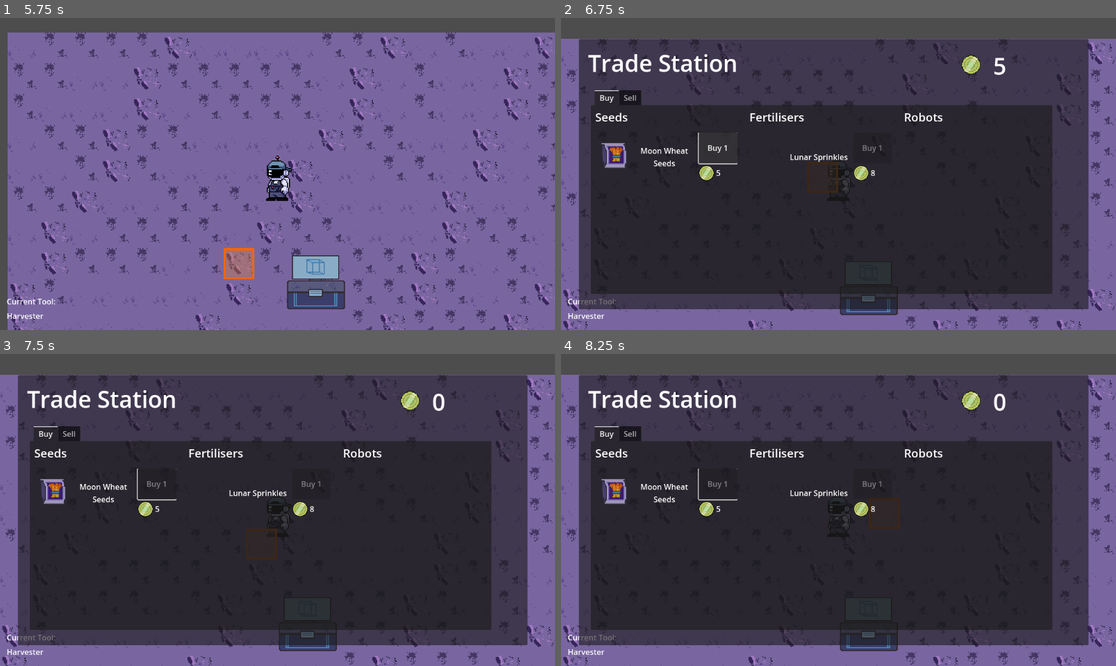
Above: before the commit, frames 1-4 (two rows, left to right).
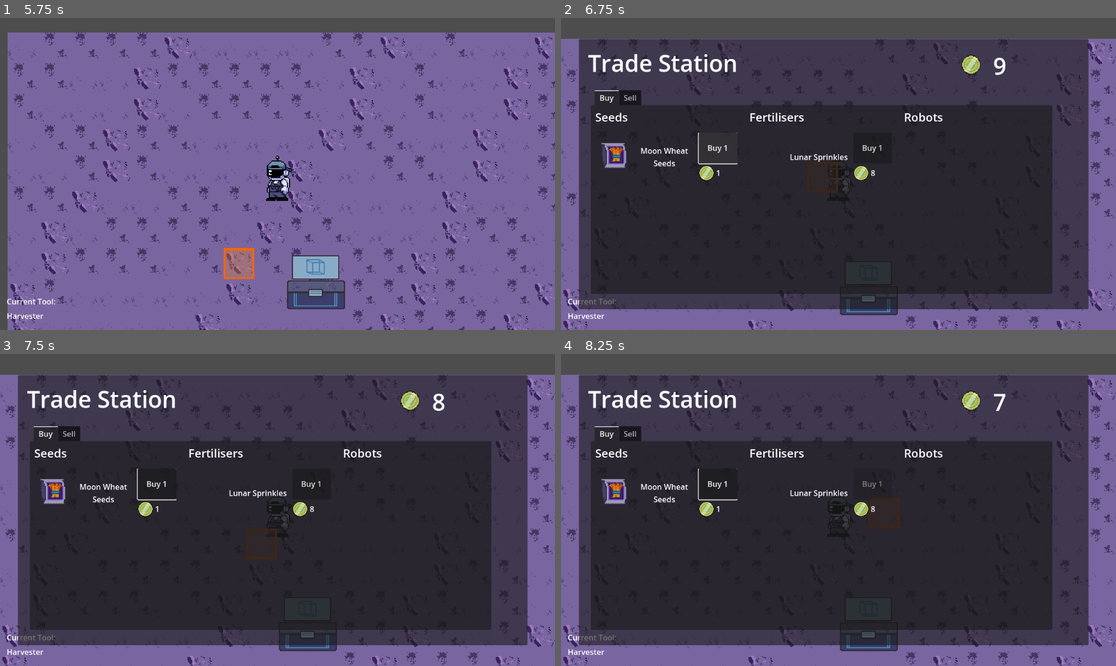
Above: after the commit, the same moments.

Repository: DevFTB/Moonbeam-Meadows
Game: Godot game, scene res://Level/moon.tscn
Two runs of this game, one before a commit and one after it. Both use one fixed random seed, a clock stepped at 60 frames per second and the inputs below.
Inputs (mouse positions are in pixels of both pictures, inside the frame that each line leads up to):
- Up to frame 1 (5.75 s): tap Enter at 0.5 s; move the mouse to (249, 236) at 0.52 s; hold E (interact) 0.53-1.28 s; hold W (move_up) 0.53-2.03 s; click (249, 236) at 0.67 s; move the mouse to (444, 220) at 1.27 s; tap 1 (select_tool1) at 1.35 s; move the mouse to (111, 127) at 2.02 s; hold 2 (select_tool2) 2.03-2.78 s; hold A (move_left) 2.03-3.53 s; move the mouse to (305, 174) at 2.77 s; tap 3 (select_tool3) at 2.85 s; click (305, 174) at 2.92 s; move the mouse to (194, 96) at 3.52 s; hold S (move_down) 3.53-4.28 s; hold 4 (select_tool4) 3.53-4.28 s; move the mouse to (399, 158) at 4.27 s; hold D (move_right) 4.28-5.03 s; tap 5 (select_tool5) at 4.35 s; tap Space at 5 s; move the mouse to (166, 189) at 5.02 s; press the mouse at (166, 189) at 5.03 s; hold W (move_up) from 5.03 s (still down)
- Up to frame 2 (6.75 s): move the mouse to (894, 105) at 5.77 s; release W (move_up) at 5.78 s; release the mouse at (894, 105) at 5.78 s; hold D (move_right) 5.78-6.5 s; tap E (interact) at 5.85 s; click "Buy 1" at 6.5 s
- Up to frame 3 (7.5 s): tap Enter at 7.25 s; move the mouse to (249, 572) at 7.27 s; hold D (move_right) from 7.28 s (still down); hold 1 (select_tool1) from 7.28 s (still down)
- Up to frame 4 (8.25 s): keep holding D (move_right); tap Space at 8 s; move the mouse to (1005, 556) at 8.02 s; release 1 (select_tool1) at 8.03 s; tap 2 (select_tool2) at 8.1 s; click (1005, 556) at 8.17 s

Frame 1 is identical in both runs. In frame 2, less than 0.1% of the frame differs, in the area x 28-81%, y 12-51%; in frame 3, 0.1%, in the area x 26-81%, y 12-51%; in frame 4, 0.1%.

Commit message:
added all the plants
and adjusted balancing

Diff:
--- /dev/null
+++ b/Level/Crops/Resources/crop_lunacorn.tres
@@ -0,0 +1,31 @@
+[gd_resource type="Resource" script_class="CropResource" load_steps=8 format=3 uid="uid://dnsh0tfcrcfys"]
+
+[ext_resource type="Resource" uid="uid://dlmt6ikcqe7nn" path="res://Level/Crops/Resources/item_lunacorn_seeds.tres" id="1_o3dck"]
+[ext_resource type="Script" path="res://Level/Crops/CropResource.gd" id="2_cx1od"]
+[ext_resource type="Resource" uid="uid://cvwvdo6c4ylpg" path="res://Level/Crops/Resources/item_lunacorn_produce.tres" id="3_c2qht"]
+[ext_resource type="Texture2D" uid="uid://klmhj7adxkvh" path="res://Level/Crops/crop_spritesheet.png" id="4_c8440"]
+
+[sub_resource type="AtlasTexture" id="AtlasTexture_h3e4s"]
+atlas = ExtResource("4_c8440")
+region = Rect2(0, 0, 32, 64)
+
+[sub_resource type="AtlasTexture" id="AtlasTexture_5y8v1"]
+atlas = ExtResource("4_c8440")
+region = Rect2(32, 0, 32, 64)
+
+[sub_resource type="AtlasTexture" id="AtlasTexture_5rlhg"]
+atlas = ExtResource("4_c8440")
+region = Rect2(64, 0, 32, 64)
+
+[resource]
+script = ExtResource("2_cx1od")
+crop_name = "Lunacorn"
+seed_item = ExtResource("1_o3dck")
+produce_item = ExtResource("3_c2qht")
+amount_of_stages = 3
+stage_textures = Array[Texture2D]([SubResource("AtlasTexture_h3e4s"), SubResource("AtlasTexture_5y8v1"), SubResource("AtlasTexture_5rlhg")])
+growth_time = 2.0
+dehydration_rate = 0.01
+optimal_temperature = -10.0
+max_temp_modifier = 2.0
+heat_sensitivity = 13.0
--- /dev/null
+++ b/Level/Crops/Resources/crop_marshroom.tres
@@ -0,0 +1,31 @@
+[gd_resource type="Resource" script_class="CropResource" load_steps=8 format=3 uid="uid://d3oxw6ij0d1bw"]
+
+[ext_resource type="Resource" uid="uid://dhs57j1asnwfj" path="res://Level/Crops/Resources/item_marshroom_produce.tres" id="1_vr80k"]
+[ext_resource type="Script" path="res://Level/Crops/CropResource.gd" id="2_82orw"]
+[ext_resource type="Resource" uid="uid://by7sfry613hye" path="res://Level/Crops/Resources/item_marshroom_seeds.tres" id="3_5n7i1"]
+[ext_resource type="Texture2D" uid="uid://klmhj7adxkvh" path="res://Level/Crops/crop_spritesheet.png" id="4_ag171"]
+
+[sub_resource type="AtlasTexture" id="AtlasTexture_h3e4s"]
+atlas = ExtResource("4_ag171")
+region = Rect2(0, 0, 32, 64)
+
+[sub_resource type="AtlasTexture" id="AtlasTexture_5y8v1"]
+atlas = ExtResource("4_ag171")
+region = Rect2(32, 0, 32, 64)
+
+[sub_resource type="AtlasTexture" id="AtlasTexture_5rlhg"]
+atlas = ExtResource("4_ag171")
+region = Rect2(64, 0, 32, 64)
+
+[resource]
+script = ExtResource("2_82orw")
+crop_name = "Marshroom"
+seed_item = ExtResource("3_5n7i1")
+produce_item = ExtResource("1_vr80k")
+amount_of_stages = 3
+stage_textures = Array[Texture2D]([SubResource("AtlasTexture_h3e4s"), SubResource("AtlasTexture_5y8v1"), SubResource("AtlasTexture_5rlhg")])
+growth_time = 3.0
+dehydration_rate = 0.02
+optimal_temperature = 0.0
+max_temp_modifier = 2.5
+heat_sensitivity = 20.0
--- /dev/null
+++ b/Level/Crops/Resources/crop_meteor_melon.tres
@@ -0,0 +1,31 @@
+[gd_resource type="Resource" script_class="CropResource" load_steps=8 format=3 uid="uid://cl0we3gt1v4is"]
+
+[ext_resource type="Resource" uid="uid://wfqh5vpmojew" path="res://Level/Crops/Resources/item_meteor_melon_produce.tres" id="1_ggdpf"]
+[ext_resource type="Script" path="res://Level/Crops/CropResource.gd" id="2_sel8l"]
+[ext_resource type="Resource" uid="uid://qtonr85v722y" path="res://Level/Crops/Resources/item_meteor_melon_seeds.tres" id="3_ud0f1"]
+[ext_resource type="Texture2D" uid="uid://klmhj7adxkvh" path="res://Level/Crops/crop_spritesheet.png" id="4_awemn"]
+
+[sub_resource type="AtlasTexture" id="AtlasTexture_h3e4s"]
+atlas = ExtResource("4_awemn")
+region = Rect2(0, 0, 32, 64)
+
+[sub_resource type="AtlasTexture" id="AtlasTexture_5y8v1"]
+atlas = ExtResource("4_awemn")
+region = Rect2(32, 0, 32, 64)
+
+[sub_resource type="AtlasTexture" id="AtlasTexture_5rlhg"]
+atlas = ExtResource("4_awemn")
+region = Rect2(64, 0, 32, 64)
+
+[resource]
+script = ExtResource("2_sel8l")
+crop_name = "Meteor Melon"
+seed_item = ExtResource("3_ud0f1")
+produce_item = ExtResource("1_ggdpf")
+amount_of_stages = 3
+stage_textures = Array[Texture2D]([SubResource("AtlasTexture_h3e4s"), SubResource("AtlasTexture_5y8v1"), SubResource("AtlasTexture_5rlhg")])
+growth_time = 10.0
+dehydration_rate = 0.05
+optimal_temperature = 27.0
+max_temp_modifier = 1.5
+heat_sensitivity = 3.0
--- a/Level/Crops/Resources/crop_moon_wheat.tres
+++ b/Level/Crops/Resources/crop_moon_wheat.tres
@@ -24,8 +24,8 @@
 produce_item = ExtResource("1_cvf4x")
 amount_of_stages = 3
 stage_textures = Array[Texture2D]([SubResource("AtlasTexture_h3e4s"), SubResource("AtlasTexture_5y8v1"), SubResource("AtlasTexture_5rlhg")])
-growth_time = 2.0
-dehydration_rate = 0.05
+growth_time = 1.0
+dehydration_rate = 0.01
 optimal_temperature = 20.0
 max_temp_modifier = 2.0
-heat_sensitivity = 15.0
+heat_sensitivity = 10.0
--- /dev/null
+++ b/Level/Crops/Resources/crop_nebula_berry.tres
@@ -0,0 +1,31 @@
+[gd_resource type="Resource" script_class="CropResource" load_steps=8 format=3 uid="uid://cnm02ycr4lvmh"]
+
+[ext_resource type="Resource" uid="uid://dki8bjg8m7jsc" path="res://Level/Crops/Resources/item_nebula_berry_produce.tres" id="1_sgm66"]
+[ext_resource type="Script" path="res://Level/Crops/CropResource.gd" id="2_7ij5d"]
+[ext_resource type="Resource" uid="uid://cvo07a6en0igs" path="res://Level/Crops/Resources/item_nebula_berry_seeds.tres" id="3_aibl4"]
+[ext_resource type="Texture2D" uid="uid://klmhj7adxkvh" path="res://Level/Crops/crop_spritesheet.png" id="4_x6xfb"]
+
+[sub_resource type="AtlasTexture" id="AtlasTexture_h3e4s"]
+atlas = ExtResource("4_x6xfb")
+region = Rect2(0, 0, 32, 64)
+
+[sub_resource type="AtlasTexture" id="AtlasTexture_5y8v1"]
+atlas = ExtResource("4_x6xfb")
+region = Rect2(32, 0, 32, 64)
+
+[sub_resource type="AtlasTexture" id="AtlasTexture_5rlhg"]
+atlas = ExtResource("4_x6xfb")
+region = Rect2(64, 0, 32, 64)
+
+[resource]
+script = ExtResource("2_7ij5d")
+crop_name = "Nebula Berry"
+seed_item = ExtResource("3_aibl4")
+produce_item = ExtResource("1_sgm66")
+amount_of_stages = 3
+stage_textures = Array[Texture2D]([SubResource("AtlasTexture_h3e4s"), SubResource("AtlasTexture_5y8v1"), SubResource("AtlasTexture_5rlhg")])
+growth_time = 12.5
+dehydration_rate = 0.06
+optimal_temperature = -15.0
+max_temp_modifier = 1.5
+heat_sensitivity = 9.0
--- /dev/null
+++ b/Level/Crops/Resources/crop_onrion.tres
@@ -0,0 +1,31 @@
+[gd_resource type="Resource" script_class="CropResource" load_steps=8 format=3 uid="uid://dkgcs5pbijnfb"]
+
+[ext_resource type="Resource" uid="uid://c3v4nu2qxwju5" path="res://Level/Crops/Resources/item_onrion_produce.tres" id="1_s43k0"]
+[ext_resource type="Script" path="res://Level/Crops/CropResource.gd" id="2_68ff2"]
+[ext_resource type="Resource" uid="uid://cbjj4fij0u17v" path="res://Level/Crops/Resources/item_onrion_seeds.tres" id="3_a4ii0"]
+[ext_resource type="Texture2D" uid="uid://klmhj7adxkvh" path="res://Level/Crops/crop_spritesheet.png" id="4_cx8ef"]
+
+[sub_resource type="AtlasTexture" id="AtlasTexture_h3e4s"]
+atlas = ExtResource("4_cx8ef")
+region = Rect2(0, 0, 32, 64)
+
+[sub_resource type="AtlasTexture" id="AtlasTexture_5y8v1"]
+atlas = ExtResource("4_cx8ef")
+region = Rect2(32, 0, 32, 64)
+
+[sub_resource type="AtlasTexture" id="AtlasTexture_5rlhg"]
+atlas = ExtResource("4_cx8ef")
+region = Rect2(64, 0, 32, 64)
+
+[resource]
+script = ExtResource("2_68ff2")
+crop_name = "Onrion"
+seed_item = ExtResource("3_a4ii0")
+produce_item = ExtResource("1_s43k0")
+amount_of_stages = 3
+stage_textures = Array[Texture2D]([SubResource("AtlasTexture_h3e4s"), SubResource("AtlasTexture_5y8v1"), SubResource("AtlasTexture_5rlhg")])
+growth_time = 2.5
+dehydration_rate = 0.02
+optimal_temperature = 17.0
+max_temp_modifier = 2.5
+heat_sensitivity = 17.0
--- /dev/null
+++ b/Level/Crops/Resources/crop_space_squash.tres
@@ -0,0 +1,31 @@
+[gd_resource type="Resource" script_class="CropResource" load_steps=8 format=3 uid="uid://dman554bg3qsy"]
+
+[ext_resource type="Resource" uid="uid://bj7313yfe2a2q" path="res://Level/Crops/Resources/item_space_squash_produce.tres" id="1_otnfo"]
+[ext_resource type="Script" path="res://Level/Crops/CropResource.gd" id="2_1l3l1"]
+[ext_resource type="Resource" uid="uid://bxmpgj0r6mhkp" path="res://Level/Crops/Resources/item_space_squash_seeds.tres" id="3_ricvw"]
+[ext_resource type="Texture2D" uid="uid://klmhj7adxkvh" path="res://Level/Crops/crop_spritesheet.png" id="4_xrcjv"]
+
+[sub_resource type="AtlasTexture" id="AtlasTexture_h3e4s"]
+atlas = ExtResource("4_xrcjv")
+region = Rect2(0, 0, 32, 64)
+
+[sub_resource type="AtlasTexture" id="AtlasTexture_5y8v1"]
+atlas = ExtResource("4_xrcjv")
+region = Rect2(32, 0, 32, 64)
+
+[sub_resource type="AtlasTexture" id="AtlasTexture_5rlhg"]
+atlas = ExtResource("4_xrcjv")
+region = Rect2(64, 0, 32, 64)
+
+[resource]
+script = ExtResource("2_1l3l1")
+crop_name = "Space Squash"
+seed_item = ExtResource("3_ricvw")
+produce_item = ExtResource("1_otnfo")
+amount_of_stages = 3
+stage_textures = Array[Texture2D]([SubResource("AtlasTexture_h3e4s"), SubResource("AtlasTexture_5y8v1"), SubResource("AtlasTexture_5rlhg")])
+growth_time = 5.0
+dehydration_rate = 0.03
+optimal_temperature = 15.0
+max_temp_modifier = 3.0
+heat_sensitivity = 15.0
--- /dev/null
+++ b/Level/Crops/Resources/crop_starfruit.tres
@@ -0,0 +1,31 @@
+[gd_resource type="Resource" script_class="CropResource" load_steps=8 format=3 uid="uid://cn34hkkmy2jct"]
+
+[ext_resource type="Resource" uid="uid://drs4ainoet1gu" path="res://Level/Crops/Resources/item_starfruit_produce.tres" id="1_idsis"]
+[ext_resource type="Script" path="res://Level/Crops/CropResource.gd" id="2_7en8o"]
+[ext_resource type="Resource" uid="uid://bdcjqbfqf2jt0" path="res://Level/Crops/Resources/item_starfruit_seeds.tres" id="3_7n3b0"]
+[ext_resource type="Texture2D" uid="uid://klmhj7adxkvh" path="res://Level/Crops/crop_spritesheet.png" id="4_elp55"]
+
+[sub_resource type="AtlasTexture" id="AtlasTexture_h3e4s"]
+atlas = ExtResource("4_elp55")
+region = Rect2(0, 0, 32, 64)
+
+[sub_resource type="AtlasTexture" id="AtlasTexture_5y8v1"]
+atlas = ExtResource("4_elp55")
+region = Rect2(32, 0, 32, 64)
+
+[sub_resource type="AtlasTexture" id="AtlasTexture_5rlhg"]
+atlas = ExtResource("4_elp55")
+region = Rect2(64, 0, 32, 64)
+
+[resource]
+script = ExtResource("2_7en8o")
+crop_name = "Starfruit"
+seed_item = ExtResource("3_7n3b0")
+produce_item = ExtResource("1_idsis")
+amount_of_stages = 3
+stage_textures = Array[Texture2D]([SubResource("AtlasTexture_h3e4s"), SubResource("AtlasTexture_5y8v1"), SubResource("AtlasTexture_5rlhg")])
+growth_time = 5.5
+dehydration_rate = 0.03
+optimal_temperature = -5.0
+max_temp_modifier = 3.0
+heat_sensitivity = 8.0
--- /dev/null
+++ b/Level/Crops/Resources/item_lunacorn_produce.tres
@@ -0,0 +1,16 @@
+[gd_resource type="Resource" script_class="InventoryItem" load_steps=4 format=3 uid="uid://cvwvdo6c4ylpg"]
+
+[ext_resource type="Texture2D" uid="uid://klmhj7adxkvh" path="res://Level/Crops/crop_spritesheet.png" id="1_3nxg4"]
+[ext_resource type="Script" path="res://Inventory/InventoryItem.gd" id="2_8gha3"]
+
+[sub_resource type="AtlasTexture" id="AtlasTexture_ra178"]
+atlas = ExtResource("1_3nxg4")
+region = Rect2(224, 32, 32, 32)
+
+[resource]
+script = ExtResource("2_8gha3")
+item_name = "Lunacorn"
+item_icon = SubResource("AtlasTexture_ra178")
+item_type = 1
+buy_price = 0
+sell_price = 4
--- /dev/null
+++ b/Level/Crops/Resources/item_lunacorn_seeds.tres
@@ -0,0 +1,16 @@
+[gd_resource type="Resource" script_class="InventoryItem" load_steps=4 format=3 uid="uid://dlmt6ikcqe7nn"]
+
+[ext_resource type="Texture2D" uid="uid://klmhj7adxkvh" path="res://Level/Crops/crop_spritesheet.png" id="1_8d37v"]
+[ext_resource type="Script" path="res://Inventory/InventoryItem.gd" id="2_6dfdc"]
+
+[sub_resource type="AtlasTexture" id="AtlasTexture_tq7in"]
+atlas = ExtResource("1_8d37v")
+region = Rect2(192, 32, 32, 32)
+
+[resource]
+script = ExtResource("2_6dfdc")
+item_name = "Lunacorn Seeds"
+item_icon = SubResource("AtlasTexture_tq7in")
+item_type = 0
+buy_price = 2
+sell_price = 0
--- /dev/null
+++ b/Level/Crops/Resources/item_marshroom_produce.tres
@@ -0,0 +1,16 @@
+[gd_resource type="Resource" script_class="InventoryItem" load_steps=4 format=3 uid="uid://dhs57j1asnwfj"]
+
+[ext_resource type="Texture2D" uid="uid://klmhj7adxkvh" path="res://Level/Crops/crop_spritesheet.png" id="1_7yg4y"]
+[ext_resource type="Script" path="res://Inventory/InventoryItem.gd" id="2_n16c5"]
+
+[sub_resource type="AtlasTexture" id="AtlasTexture_ra178"]
+atlas = ExtResource("1_7yg4y")
+region = Rect2(224, 32, 32, 32)
+
+[resource]
+script = ExtResource("2_n16c5")
+item_name = "Marshrooms"
+item_icon = SubResource("AtlasTexture_ra178")
+item_type = 1
+buy_price = 0
+sell_price = 7
--- /dev/null
+++ b/Level/Crops/Resources/item_marshroom_seeds.tres
@@ -0,0 +1,16 @@
+[gd_resource type="Resource" script_class="InventoryItem" load_steps=4 format=3 uid="uid://by7sfry613hye"]
+
+[ext_resource type="Texture2D" uid="uid://klmhj7adxkvh" path="res://Level/Crops/crop_spritesheet.png" id="1_plr0m"]
+[ext_resource type="Script" path="res://Inventory/InventoryItem.gd" id="2_xwa8m"]
+
+[sub_resource type="AtlasTexture" id="AtlasTexture_tq7in"]
+atlas = ExtResource("1_plr0m")
+region = Rect2(192, 32, 32, 32)
+
+[resource]
+script = ExtResource("2_xwa8m")
+item_name = "Marshroom Seeds"
+item_icon = SubResource("AtlasTexture_tq7in")
+item_type = 0
+buy_price = 4
+sell_price = 0
--- /dev/null
+++ b/Level/Crops/Resources/item_meteor_melon_produce.tres
@@ -0,0 +1,16 @@
+[gd_resource type="Resource" script_class="InventoryItem" load_steps=4 format=3 uid="uid://wfqh5vpmojew"]
+
+[ext_resource type="Texture2D" uid="uid://klmhj7adxkvh" path="res://Level/Crops/crop_spritesheet.png" id="1_j8lln"]
+[ext_resource type="Script" path="res://Inventory/InventoryItem.gd" id="2_g0y5o"]
+
+[sub_resource type="AtlasTexture" id="AtlasTexture_ra178"]
+atlas = ExtResource("1_j8lln")
+region = Rect2(224, 32, 32, 32)
+
+[resource]
+script = ExtResource("2_g0y5o")
+item_name = "Meteor melon"
+item_icon = SubResource("AtlasTexture_ra178")
+item_type = 1
+buy_price = 0
+sell_price = 30
--- /dev/null
+++ b/Level/Crops/Resources/item_meteor_melon_seeds.tres
@@ -0,0 +1,16 @@
+[gd_resource type="Resource" script_class="InventoryItem" load_steps=4 format=3 uid="uid://qtonr85v722y"]
+
+[ext_resource type="Texture2D" uid="uid://klmhj7adxkvh" path="res://Level/Crops/crop_spritesheet.png" id="1_52lqt"]
+[ext_resource type="Script" path="res://Inventory/InventoryItem.gd" id="2_cr5xr"]
+
+[sub_resource type="AtlasTexture" id="AtlasTexture_tq7in"]
+atlas = ExtResource("1_52lqt")
+region = Rect2(192, 32, 32, 32)
+
+[resource]
+script = ExtResource("2_cr5xr")
+item_name = "Meteor Melon Seeds"
+item_icon = SubResource("AtlasTexture_tq7in")
+item_type = 0
+buy_price = 10
+sell_price = 0
--- a/Level/Crops/Resources/item_moon_wheat_produce.tres
+++ b/Level/Crops/Resources/item_moon_wheat_produce.tres
@@ -13,4 +13,4 @@
 item_icon = SubResource("AtlasTexture_ra178")
 item_type = 1
 buy_price = 0
-sell_price = 8
+sell_price = 2
--- a/Level/Crops/Resources/item_moon_wheat_seeds.tres
+++ b/Level/Crops/Resources/item_moon_wheat_seeds.tres
@@ -12,5 +12,5 @@
 item_name = "Moon Wheat Seeds"
 item_icon = SubResource("AtlasTexture_tq7in")
 item_type = 0
-buy_price = 5
+buy_price = 1
 sell_price = 0
--- /dev/null
+++ b/Level/Crops/Resources/item_nebula_berry_produce.tres
@@ -0,0 +1,16 @@
+[gd_resource type="Resource" script_class="InventoryItem" load_steps=4 format=3 uid="uid://dki8bjg8m7jsc"]
+
+[ext_resource type="Texture2D" uid="uid://klmhj7adxkvh" path="res://Level/Crops/crop_spritesheet.png" id="1_1o0bd"]
+[ext_resource type="Script" path="res://Inventory/InventoryItem.gd" id="2_xtauq"]
+
+[sub_resource type="AtlasTexture" id="AtlasTexture_ra178"]
+atlas = ExtResource("1_1o0bd")
+region = Rect2(224, 32, 32, 32)
+
+[resource]
+script = ExtResource("2_xtauq")
+item_name = "Nebula berries"
+item_icon = SubResource("AtlasTexture_ra178")
+item_type = 1
+buy_price = 0
+sell_price = 50
--- /dev/null
+++ b/Level/Crops/Resources/item_nebula_berry_seeds.tres
@@ -0,0 +1,16 @@
+[gd_resource type="Resource" script_class="InventoryItem" load_steps=4 format=3 uid="uid://cvo07a6en0igs"]
+
+[ext_resource type="Texture2D" uid="uid://klmhj7adxkvh" path="res://Level/Crops/crop_spritesheet.png" id="1_1nwjh"]
+[ext_resource type="Script" path="res://Inventory/InventoryItem.gd" id="2_7ccae"]
+
+[sub_resource type="AtlasTexture" id="AtlasTexture_tq7in"]
+atlas = ExtResource("1_1nwjh")
+region = Rect2(192, 32, 32, 32)
+
+[resource]
+script = ExtResource("2_7ccae")
+item_name = "Nebula Berry Seeds"
+item_icon = SubResource("AtlasTexture_tq7in")
+item_type = 0
+buy_price = 15
+sell_price = 0
--- /dev/null
+++ b/Level/Crops/Resources/item_onrion_produce.tres
@@ -0,0 +1,16 @@
+[gd_resource type="Resource" script_class="InventoryItem" load_steps=4 format=3 uid="uid://c3v4nu2qxwju5"]
+
+[ext_resource type="Texture2D" uid="uid://klmhj7adxkvh" path="res://Level/Crops/crop_spritesheet.png" id="1_t6knq"]
+[ext_resource type="Script" path="res://Inventory/InventoryItem.gd" id="2_nmfxe"]
+
+[sub_resource type="AtlasTexture" id="AtlasTexture_ra178"]
+atlas = ExtResource("1_t6knq")
+region = Rect2(224, 32, 32, 32)
+
+[resource]
+script = ExtResource("2_nmfxe")
+item_name = "Onrion Bundle"
+item_icon = SubResource("AtlasTexture_ra178")
+item_type = 1
+buy_price = 0
+sell_price = 4
--- /dev/null
+++ b/Level/Crops/Resources/item_onrion_seeds.tres
@@ -0,0 +1,16 @@
+[gd_resource type="Resource" script_class="InventoryItem" load_steps=4 format=3 uid="uid://cbjj4fij0u17v"]
+
+[ext_resource type="Texture2D" uid="uid://klmhj7adxkvh" path="res://Level/Crops/crop_spritesheet.png" id="1_rres8"]
+[ext_resource type="Script" path="res://Inventory/InventoryItem.gd" id="2_yu81f"]
+
+[sub_resource type="AtlasTexture" id="AtlasTexture_tq7in"]
+atlas = ExtResource("1_rres8")
+region = Rect2(192, 32, 32, 32)
+
+[resource]
+script = ExtResource("2_yu81f")
+item_name = "Onrion Seeds"
+item_icon = SubResource("AtlasTexture_tq7in")
+item_type = 0
+buy_price = 2
+sell_price = 0
--- /dev/null
+++ b/Level/Crops/Resources/item_space_squash_produce.tres
@@ -0,0 +1,16 @@
+[gd_resource type="Resource" script_class="InventoryItem" load_steps=4 format=3 uid="uid://bj7313yfe2a2q"]
+
+[ext_resource type="Texture2D" uid="uid://klmhj7adxkvh" path="res://Level/Crops/crop_spritesheet.png" id="1_ohm8p"]
+[ext_resource type="Script" path="res://Inventory/InventoryItem.gd" id="2_4m6b4"]
+
+[sub_resource type="AtlasTexture" id="AtlasTexture_ra178"]
+atlas = ExtResource("1_ohm8p")
+region = Rect2(224, 32, 32, 32)
+
+[resource]
+script = ExtResource("2_4m6b4")
+item_name = "Space Squash Stack"
+item_icon = SubResource("AtlasTexture_ra178")
+item_type = 1
+buy_price = 0
+sell_price = 12
--- /dev/null
+++ b/Level/Crops/Resources/item_space_squash_seeds.tres
@@ -0,0 +1,16 @@
+[gd_resource type="Resource" script_class="InventoryItem" load_steps=4 format=3 uid="uid://bxmpgj0r6mhkp"]
+
+[ext_resource type="Texture2D" uid="uid://klmhj7adxkvh" path="res://Level/Crops/crop_spritesheet.png" id="1_ltfmv"]
+[ext_resource type="Script" path="res://Inventory/InventoryItem.gd" id="2_w5mqh"]
+
+[sub_resource type="AtlasTexture" id="AtlasTexture_tq7in"]
+atlas = ExtResource("1_ltfmv")
+region = Rect2(192, 32, 32, 32)
+
+[resource]
+script = ExtResource("2_w5mqh")
+item_name = "Space Squash Seeds"
+item_icon = SubResource("AtlasTexture_tq7in")
+item_type = 0
+buy_price = 5
+sell_price = 0
--- /dev/null
+++ b/Level/Crops/Resources/item_starfruit_produce.tres
@@ -0,0 +1,16 @@
+[gd_resource type="Resource" script_class="InventoryItem" load_steps=4 format=3 uid="uid://drs4ainoet1gu"]
+
+[ext_resource type="Texture2D" uid="uid://klmhj7adxkvh" path="res://Level/Crops/crop_spritesheet.png" id="1_ytuq7"]
+[ext_resource type="Script" path="res://Inventory/InventoryItem.gd" id="2_hatn4"]
+
+[sub_resource type="AtlasTexture" id="AtlasTexture_ra178"]
+atlas = ExtResource("1_ytuq7")
+region = Rect2(224, 32, 32, 32)
+
+[resource]
+script = ExtResource("2_hatn4")
+item_name = "Starfruit Bundle"
+item_icon = SubResource("AtlasTexture_ra178")
+item_type = 1
+buy_price = 0
+sell_price = 15
--- /dev/null
+++ b/Level/Crops/Resources/item_starfruit_seeds.tres
@@ -0,0 +1,16 @@
+[gd_resource type="Resource" script_class="InventoryItem" load_steps=4 format=3 uid="uid://bdcjqbfqf2jt0"]
+
+[ext_resource type="Texture2D" uid="uid://klmhj7adxkvh" path="res://Level/Crops/crop_spritesheet.png" id="1_h6iny"]
+[ext_resource type="Script" path="res://Inventory/InventoryItem.gd" id="2_2chlr"]
+
+[sub_resource type="AtlasTexture" id="AtlasTexture_tq7in"]
+atlas = ExtResource("1_h6iny")
+region = Rect2(192, 32, 32, 32)
+
+[resource]
+script = ExtResource("2_2chlr")
+item_name = "Starfruit Seeds"
+item_icon = SubResource("AtlasTexture_tq7in")
+item_type = 0
+buy_price = 7
+sell_price = 0
Not shown, changed: Player/player_sprite.png.import
